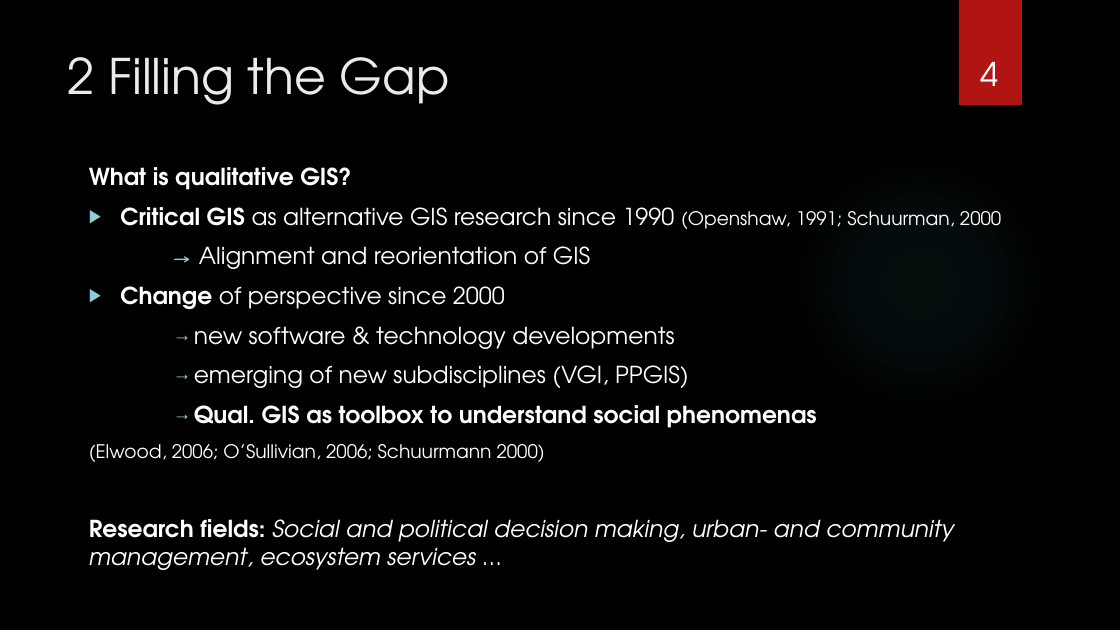
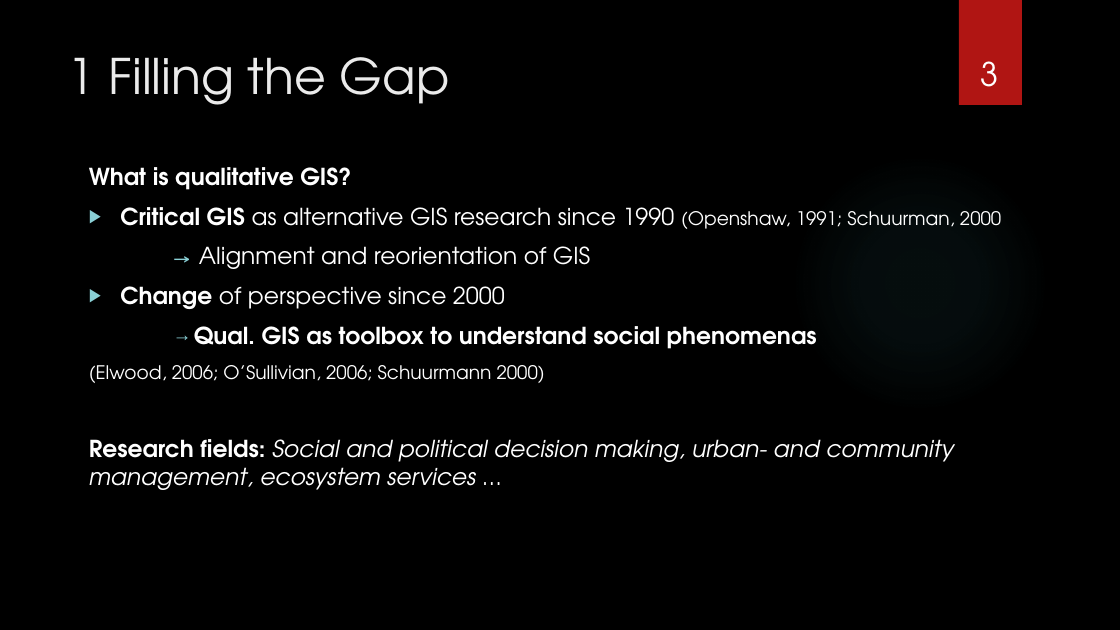
Before and after one commit to nuest/qual_gis, a slide deck: slide 3 of presentation/vortrag_qual_gis.pptx (slide 4 before the commit). Drawn at 1120x630 pixels with LibreOffice and Linux fonts; fonts in the diff are those of the drawing; background and template pictures are left out. Boxes give left, top, right and bottom in pixels: in the first picture for what was removed or moved away, otherwise in the second. Text is boxed around its words. In the diff, an @@ line names an element or a change of style, - is before the commit and + after.

```diff
--- a/presentation/vortrag_qual_gis.pptx
+++ b/presentation/vortrag_qual_gis.pptx
@@ title at (68, 57, 450, 105): text changed @@
-2 Filling the Gap
+1 Filling the Gap
@@ page number at (980, 61, 998, 87): text changed @@
-4
+3
@@ text at (194, 326, 689, 388): paragraphs removed @@
-    → new software & technology developments
-    → emerging of new subdisciplines (VGI, PPGIS)
```
Also in this commit, not shown: 5 other slides changed, 5 slides added, 3 slides removed.
